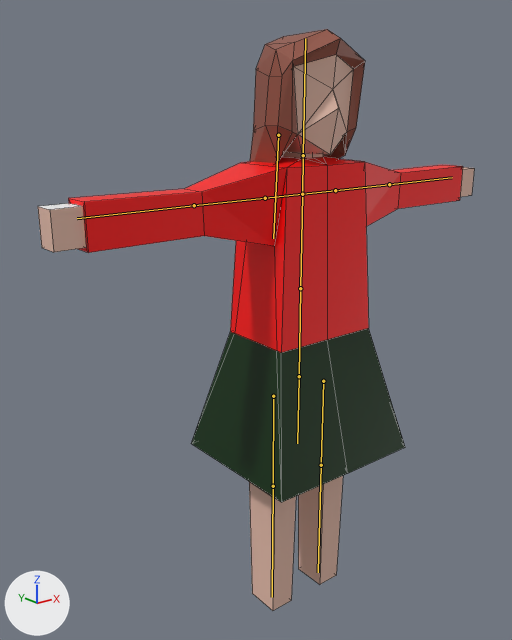
Before and after pictures for a commit that changed the Blender file mdlsrc/Kenzie.blend.
Before and after are seen from a 50 mm lens placed at (-3.97, -4.35, 4.54), pointed at (-0.26, 0.28, 2.69). The axes (+X, +Y, +Z) are drawn at lower left. The lights are the same throughout. The bones that bend it are drawn over the model as lines. Mesh edges are drawn as thin lines.
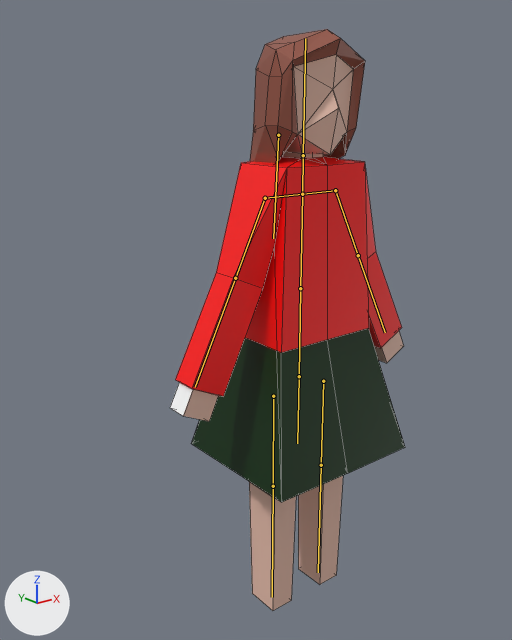
The newer file adds an action. The first version stands in its rest pose; the second is drawn at frame 1 of the action 'Standing'.

Location of each change, (x1, y1, x2, y2) in pixels of the pictures (512 x 640 px):
'Cube', posed (46% narrower)
    before: (38, 29, 474, 611)
    after: (170, 29, 405, 611)
bone 'rarm1', root to tip
    before: (335, 190) to (389, 184)
    after: (335, 190) to (358, 255)
bone 'larm1', root to tip
    before: (265, 198) to (194, 205)
    after: (265, 198) to (235, 278)

What the commit changed:
Bone 'rarm1' (bone_rarm1) turns from (0, 0, 0) to (0, 0, -63) degrees about its own x, y and z.
Bone 'larm1' (bone_larm1) turns from (0, 0, 0) to (0, 0, 64) degrees about its own x, y and z.
